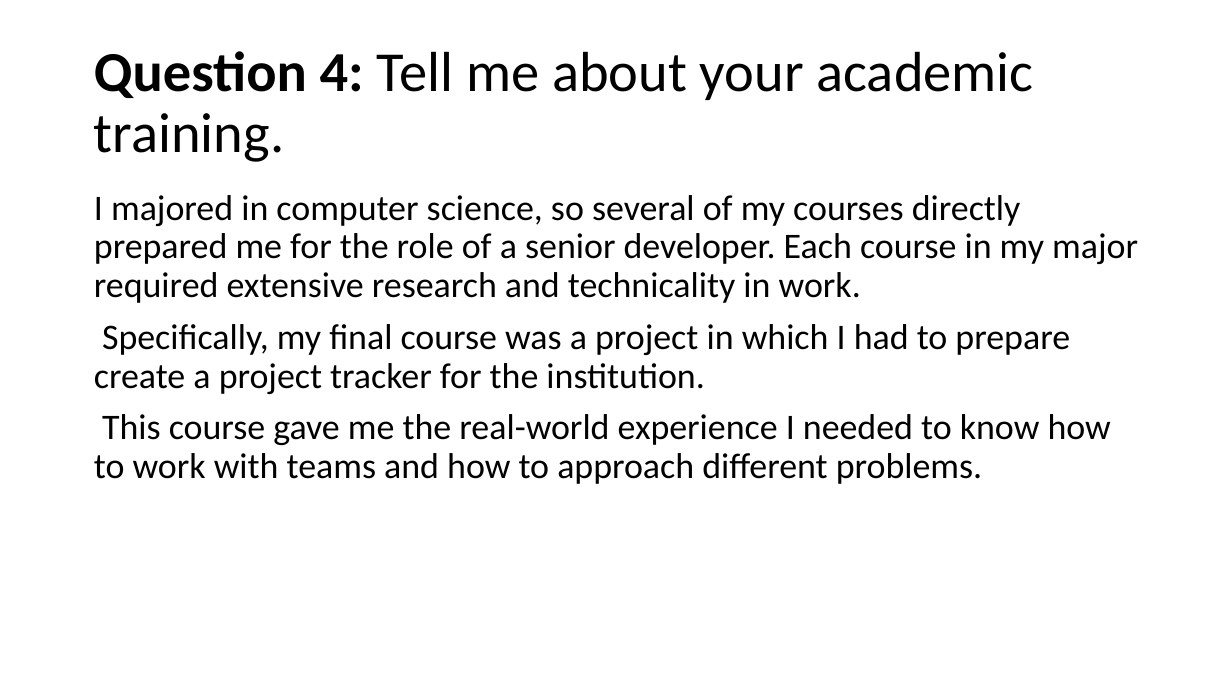
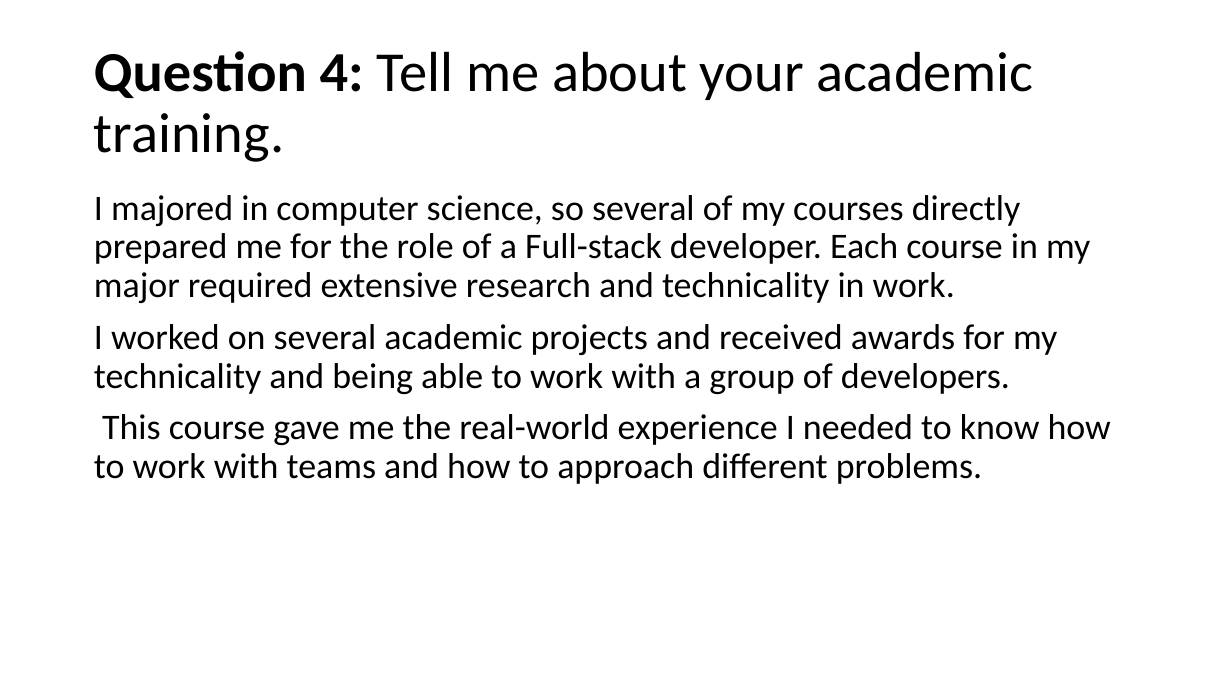
Before and after one commit to SamZie001/job-interview, a slide deck: slide 5 of Job Interview Project.pptx. Drawn at 1232x693 pixels with LibreOffice and Linux fonts; fonts in the diff are those of the drawing. Boxes give left, top, right and bottom in pixels: in the first picture for what was removed or moved away, otherwise in the second. Text is boxed around its words. In the diff, an @@ line names an element or a change of style, - is before the commit and + after.

```diff
--- a/Job Interview Project.pptx
+++ b/Job Interview Project.pptx
@@ text at bbox=[94, 195, 1090, 394]: text changed @@
-I majored in computer science, so several of my courses directly prepared me for the role of a senior developer. Each course in my major required extensive research and technicality in work.
-Specifically, my final course was a project in which I had to prepare create a project tracker for the institution.
+I majored in computer science, so several of my courses directly prepared me for the role of a Full-stack developer. Each course in my major required extensive research and technicality in work.
+I worked on several academic projects and received awards for my technicality and being able to work with a group of developers.
```
Also in this commit, not shown: 3 other slides changed.
